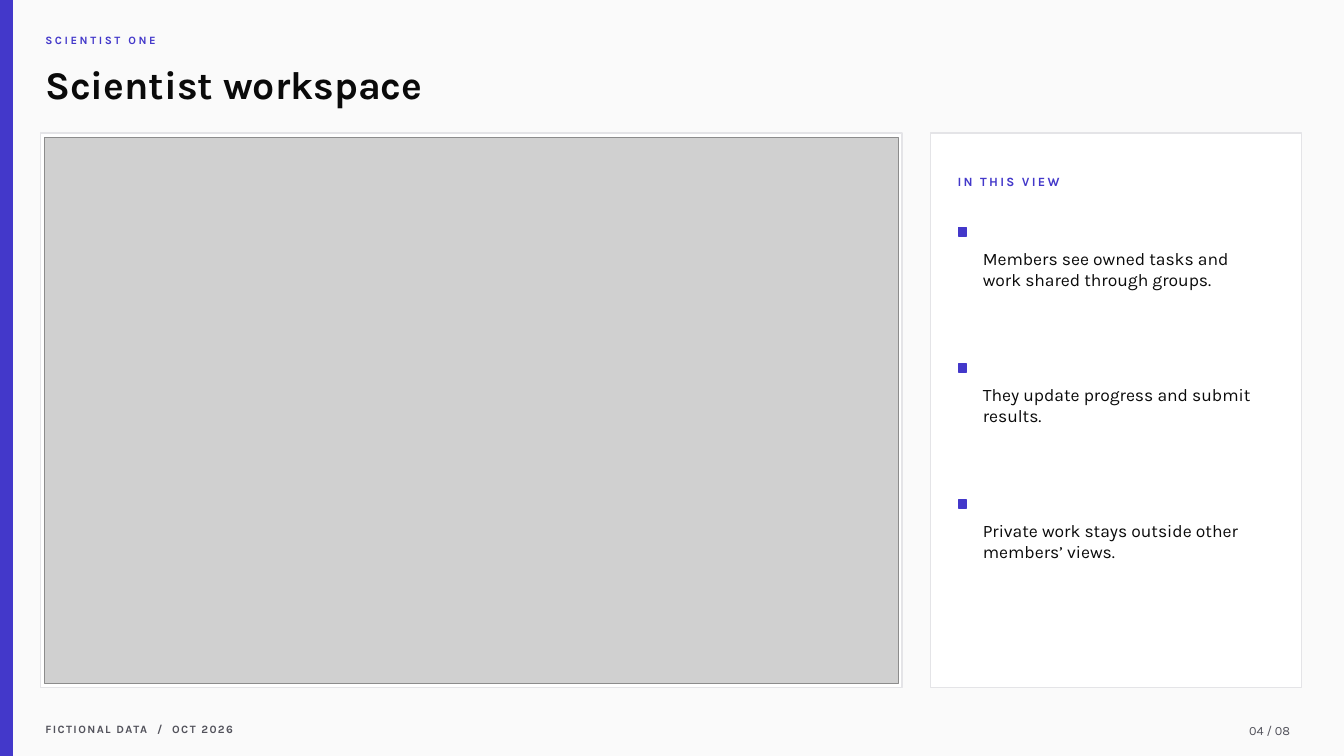
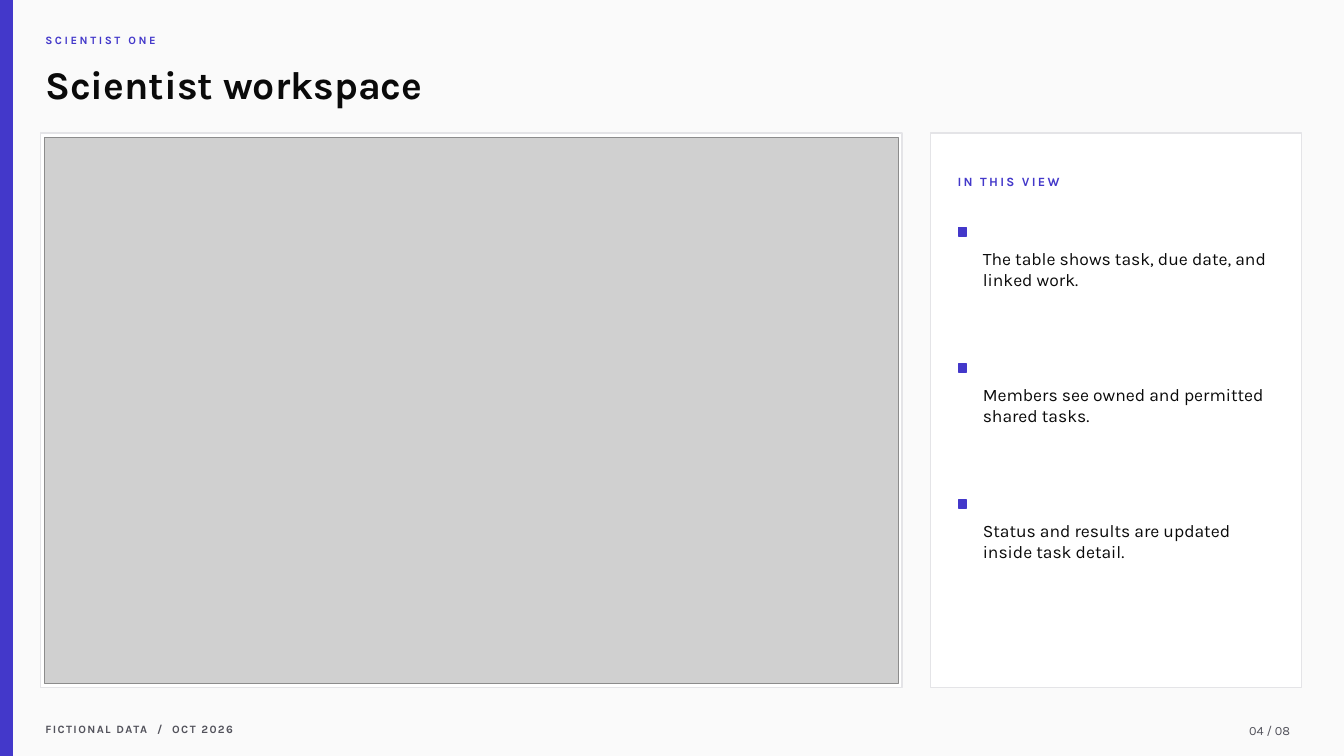
Before and after one commit to samarth-biztel/CVRDE, a slide deck: slide 4 of docs/CVRDE_Demo_Presentation.pptx. Drawn at 1344x756 pixels with LibreOffice and Linux fonts; fonts in the diff are those of the drawing; grey boxes stand for pictures. Boxes give left, top, right and bottom in pixels: in the first picture for what was removed or moved away, otherwise in the second. Text is boxed around its words. In the diff, an @@ line names an element or a change of style, - is before the commit and + after.

Commit message:
Refine task workflow, team settings and review UI

```diff
--- a/docs/CVRDE_Demo_Presentation.pptx
+++ b/docs/CVRDE_Demo_Presentation.pptx
@@ text at (983, 253, 1266, 286): text changed @@
-Members see owned tasks and work shared through groups.
+The table shows task, due date, and linked work.
@@ text at (983, 389, 1264, 423): text changed @@
-They update progress and submit results.
+Members see owned and permitted shared tasks.
@@ text at (983, 525, 1230, 559): text changed @@
-Private work stays outside other members’ views.
+Status and results are updated inside task detail.
```
Also in this commit, not shown: 4 other slides changed, 28 other files.
